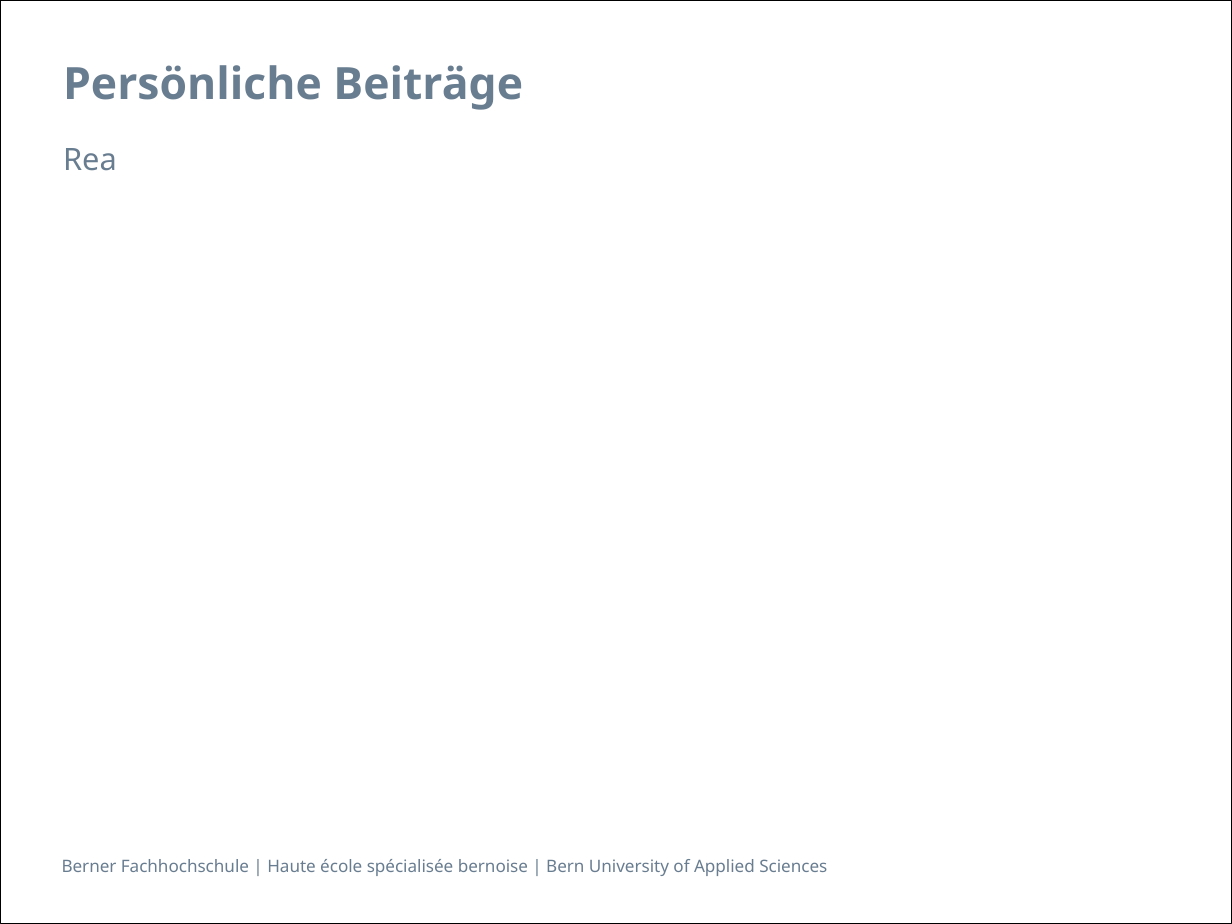
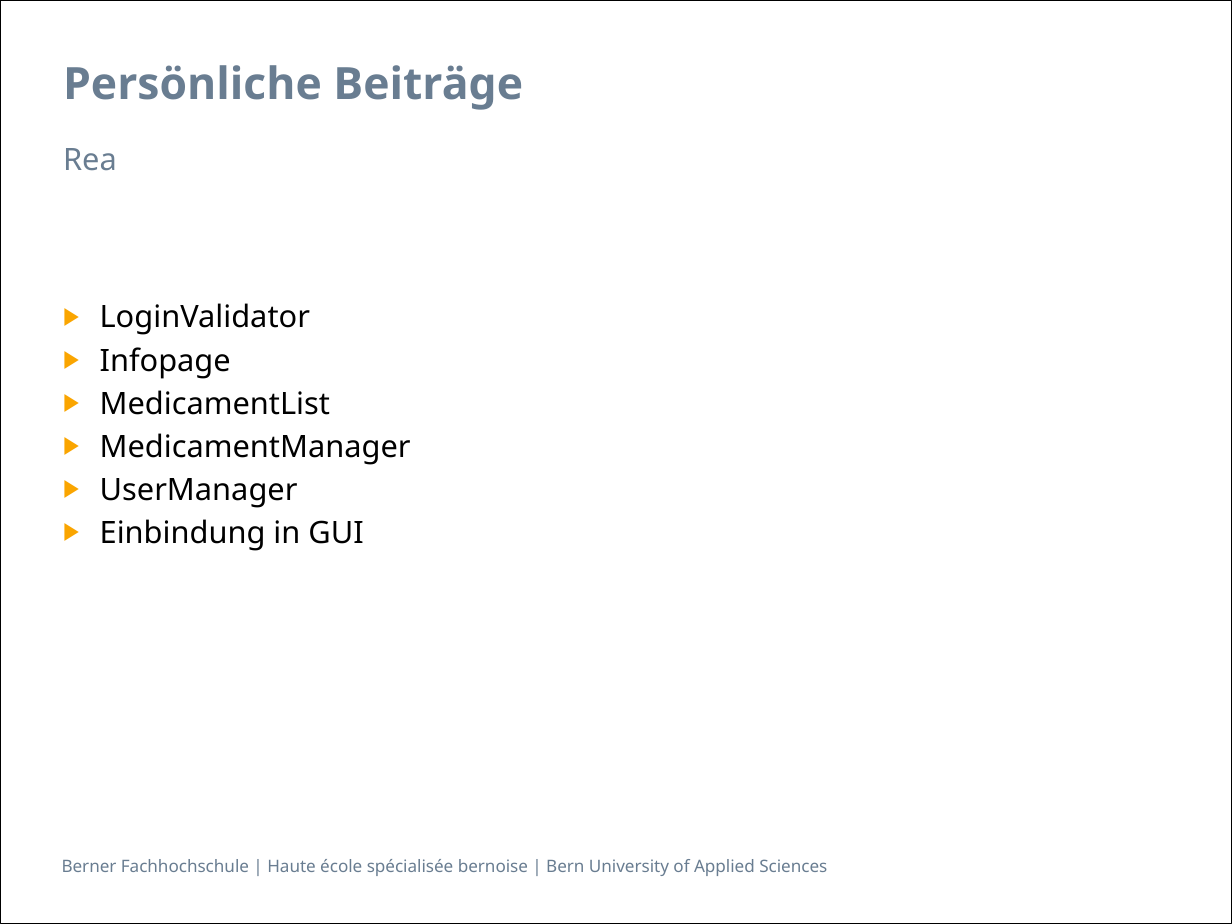
Before and after one commit to zyssm4/ch.bfh.btx8081.w2015.red, a slide deck: slide 4 of doc/Task14/task14_presentation Schlurp.pptx. Drawn at 1232x924 pixels with LibreOffice and Linux fonts; fonts in the diff are those of the drawing. Boxes give left, top, right and bottom in pixels: in the first picture for what was removed or moved away, otherwise in the second. Text is boxed around its words. In the diff, an @@ line names an element or a change of style, - is before the commit and + after.

```diff
--- a/doc/Task14/task14_presentation Schlurp.pptx
+++ b/doc/Task14/task14_presentation Schlurp.pptx
@@ text added at (100,303,411,551), 18 pt, text #000000 @@
+▶ LoginValidator
+▶ Infopage
+▶ MedicamentList
+▶ MedicamentManager
+▶ UserManager
+▶ Einbindung in GUI
```
Also in this commit, not shown: 1 other slide changed, 3 slides added, 5 slides removed.
